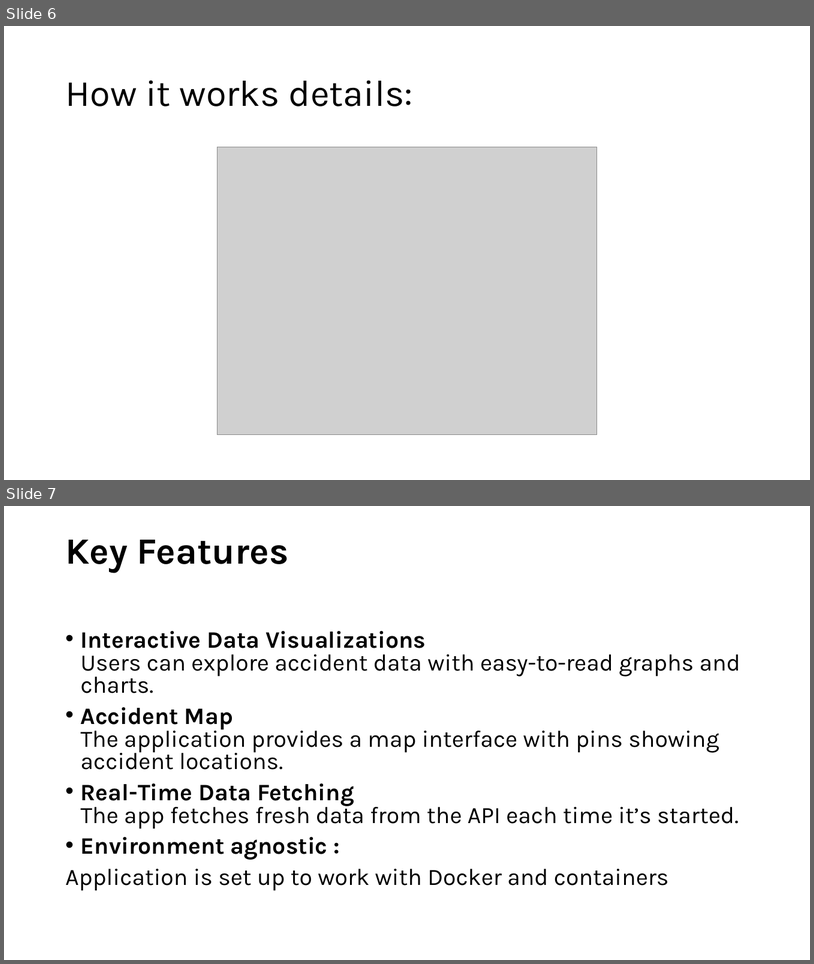
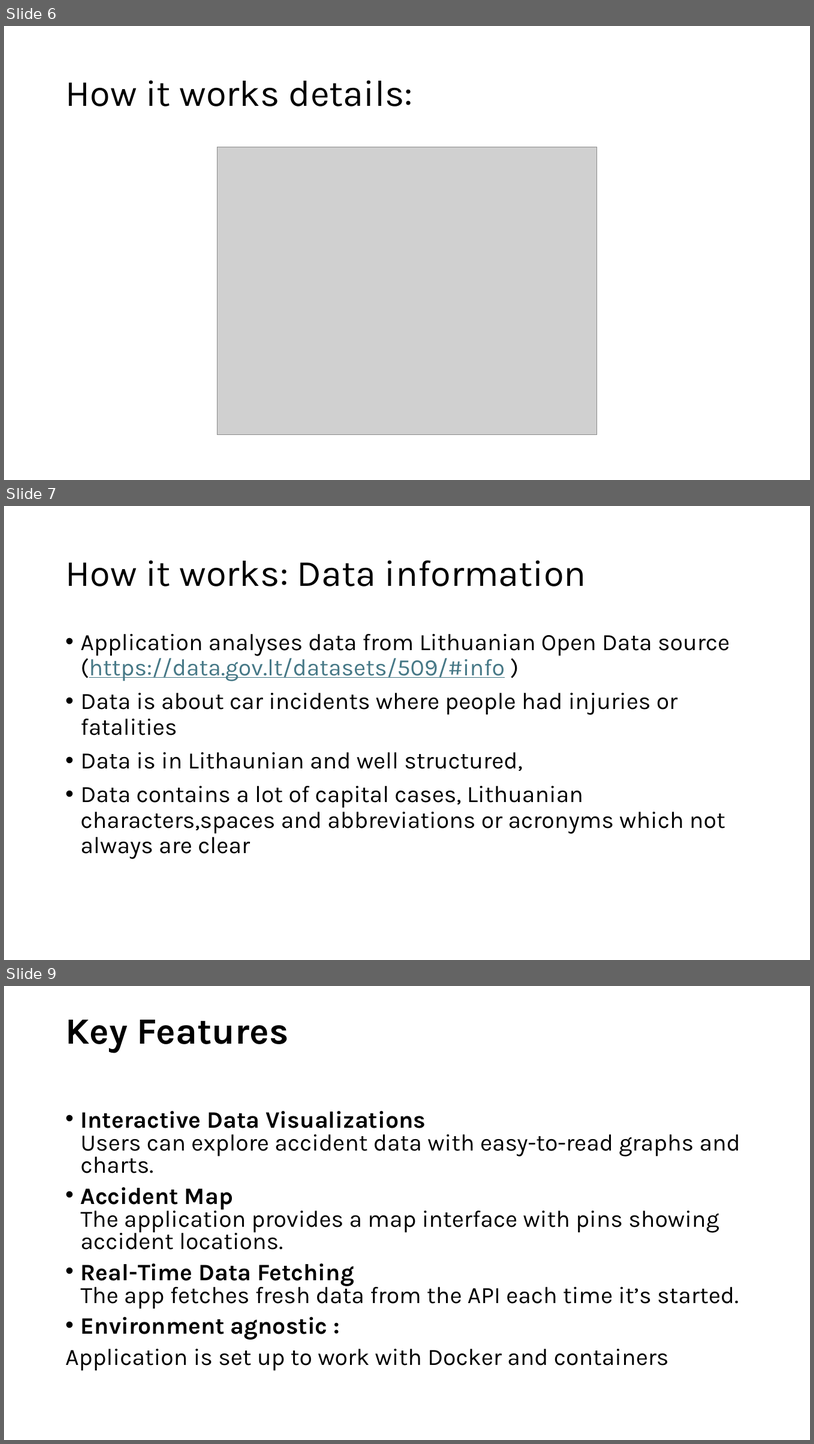
Before and after one commit to tasinzulkernain/business_school_project, a slide deck: ugnius_eirikas_project/data_course_app.pptx. Shown one above the other, each under a label of ours: slides 6 and 7 before the commit, slides 6, 7 and 9 after it; the slides between them are not shown. The pictures are 814x964 and 814x1444 pixels, drawn with LibreOffice and Linux fonts; fonts in the diff are those of the drawing; grey boxes stand for pictures. Boxes give left, top, right and bottom in pixels: in the first picture for what was removed or moved away, otherwise in the second. Text is boxed around its words. In the diff, an @@ line names an element or a change of style, - is before the commit and + after.

```diff
--- a/ugnius_eirikas_project/data_course_app.pptx
+++ b/ugnius_eirikas_project/data_course_app.pptx
@@ slide 7 added at (4,506,810,960), background #FFFFFF @@
@@ title added at (65,560,587,586), 44 pt, text #000000 @@
+How it works: Data information
@@ text added at (81,634,730,859), 28 pt, text #000000 @@
+• Application analyses data from Lithuanian Open Data source (https://data.gov.lt/datasets/509/#info )
+• Data is about car incidents where people had injuries or fatalities
+• Data is in Lithaunian and well structured,
+• Data contains a lot of capital cases, Lithuanian characters,spaces and abbreviations or acronyms which not always are clear
@@ what was slide 7 is now slide 9 @@
```
Also in this commit, not shown: 3 slides changed, 2 other slides added, 1 slide removed, 1 other file.
